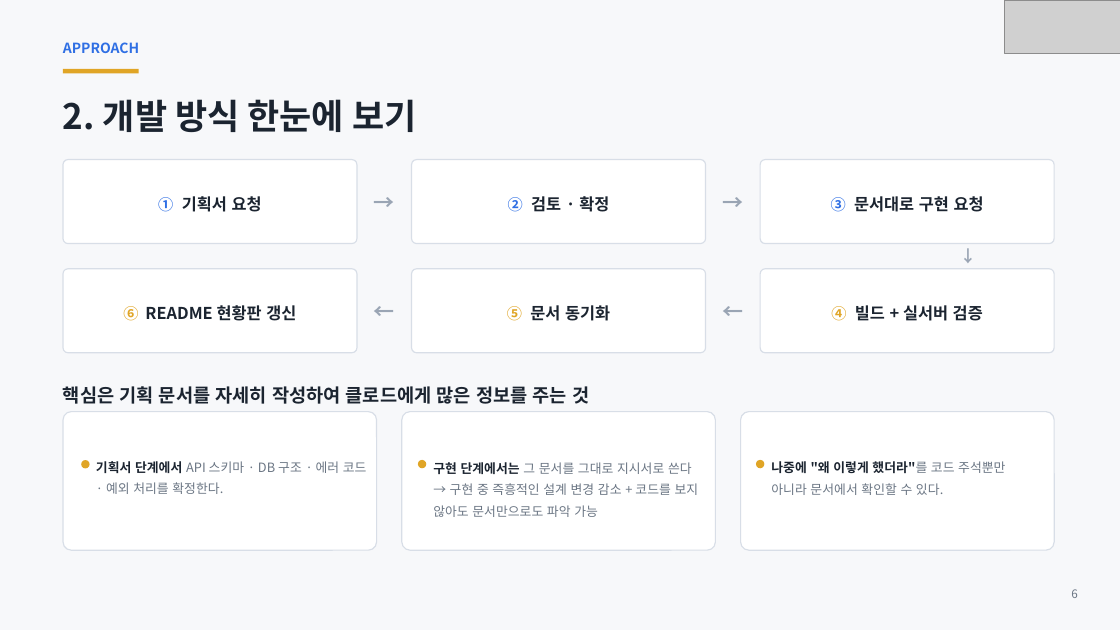
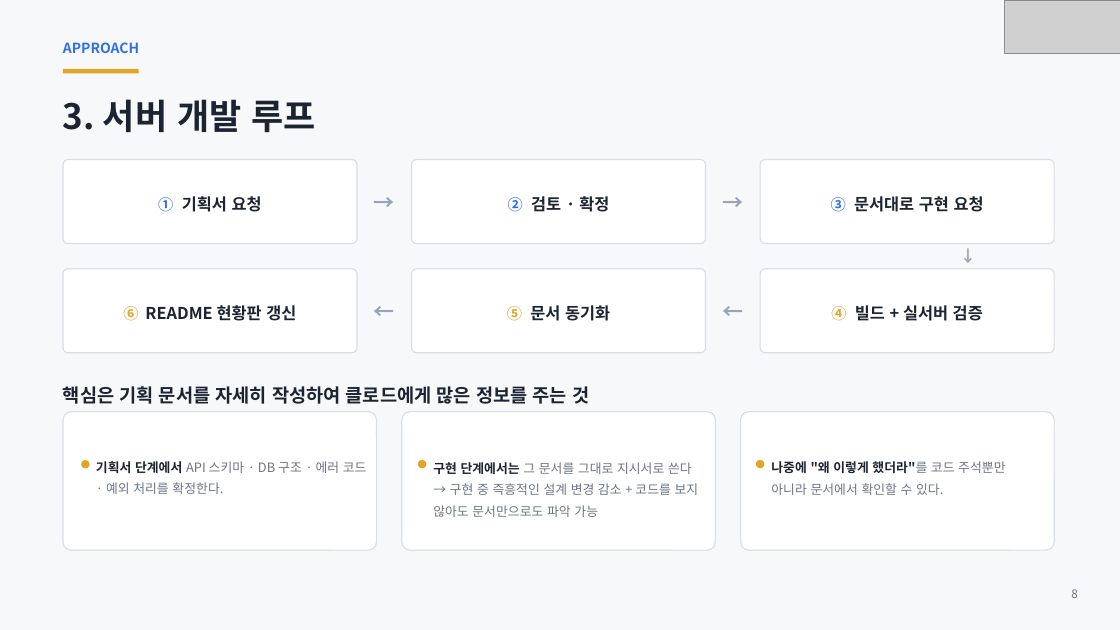
Before and after one commit to ks-wook/com2us-taskbar-hero, a slide deck: slide 8 of docs/com2us-taskbar-hero-발표자료.pptx (slide 6 before the commit). Drawn at 1120x630 pixels with LibreOffice and Linux fonts; fonts in the diff are those of the drawing; grey boxes stand for pictures. Boxes give left, top, right and bottom in pixels: in the first picture for what was removed or moved away, otherwise in the second. Text is boxed around its words. In the diff, an @@ line names an element or a change of style, - is before the commit and + after.

```diff
--- a/docs/com2us-taskbar-hero-발표자료.pptx
+++ b/docs/com2us-taskbar-hero-발표자료.pptx
@@ text at [63, 99, 315, 132]: text changed @@
-2. 개발 방식 한눈에 보기
+3. 서버 개발 루프
@@ text at [1071, 589, 1077, 598]: text changed @@
-6
+8
```
Also in this commit, not shown: 21 other slides changed, 6 slides added, 6 slides removed.
